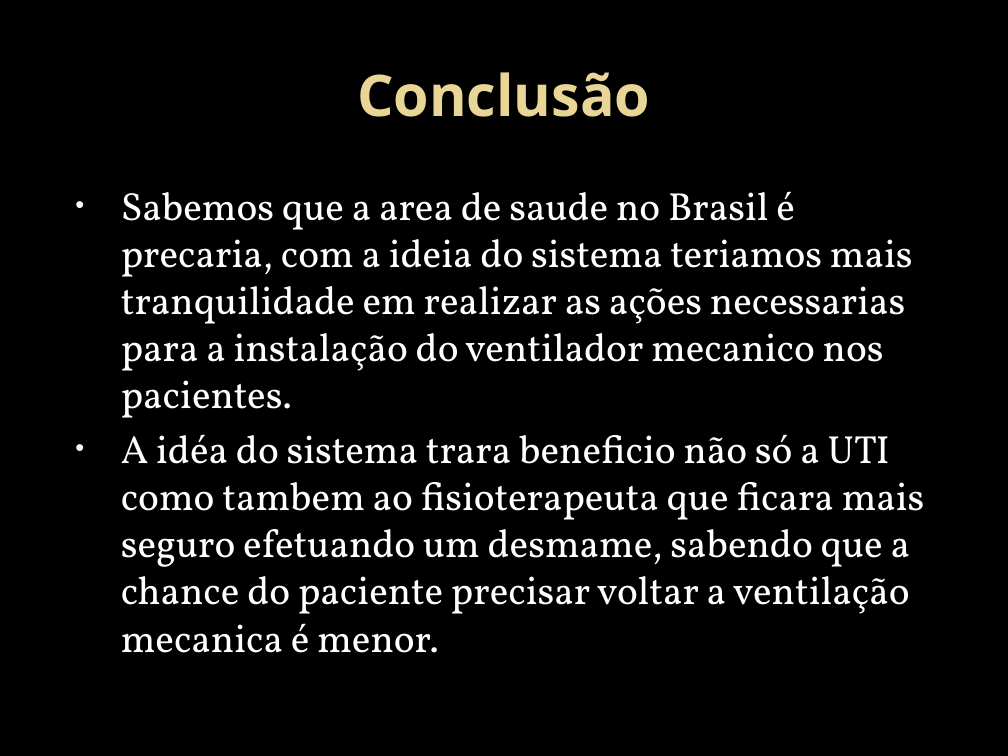
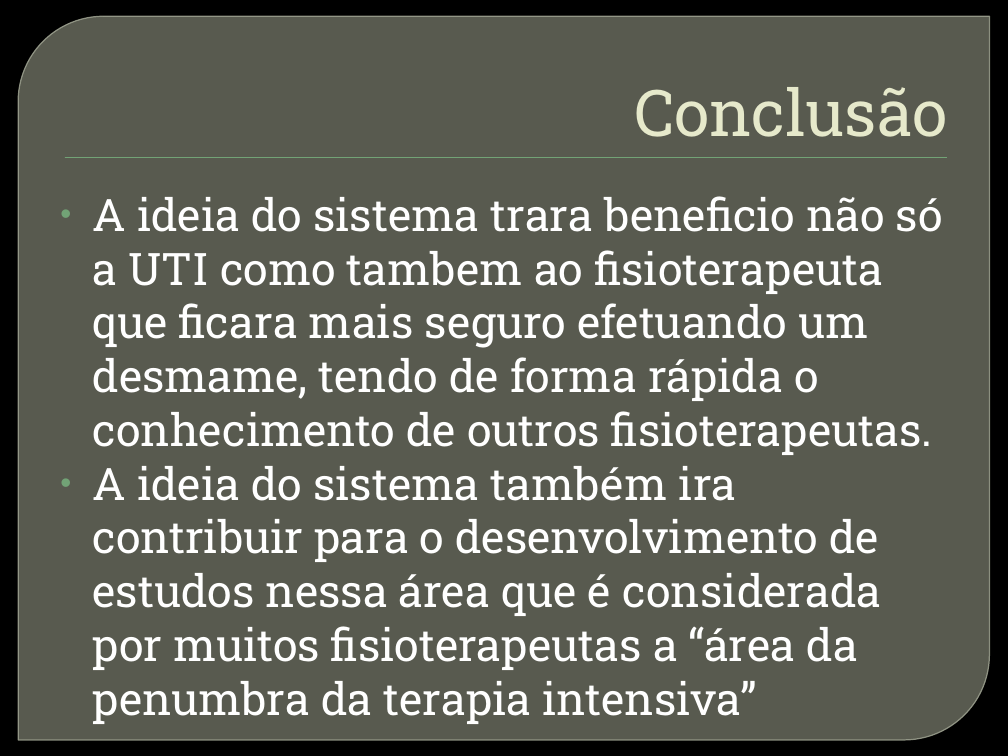
Before and after one commit to HamiltonSantos/FisioDiag, a slide deck: slide 13 of Proposta/ApresentacaoProposta.pptx (slide 8 before the commit). Drawn at 1008x756 pixels with LibreOffice and Linux fonts; fonts in the diff are those of the drawing; background and template pictures are left out. Boxes give left, top, right and bottom in pixels: in the first picture for what was removed or moved away, otherwise in the second. Text is boxed around its words. In the diff, an @@ line names an element or a change of style, - is before the commit and + after.

Commit message:
Proposta e Apresentação
Atualização na proposta com a inserção de algums requisitos, e
formatação da mesma.
Incluido algums topicos na apresentação

```diff
--- a/Proposta/ApresentacaoProposta.pptx
+++ b/Proposta/ApresentacaoProposta.pptx
@@ round diag rect added at <box>18,16,990,740</box>, fill #888B7B at 65% opacity, outline #9DA090 0.87 pt @@
@@ title "Conclusão" at <box>634,87,947,137</box>: size 41 to 46 pt, font Noto Sans to Roboto Slab, text colour gradient #EAD696 to #E7D081 to #E7EACB, bold off; alignment centre to right; indent changed; vertical alignment middle to bottom @@
@@ rectangle added at <box>65,157,947,158</box>, fill #72A376 @@
@@ text at <box>93,196,943,670</box>: text changed; size 28 to 32 pt; font Vollkorn to Roboto Slab @@
-• Sabemos que a area de saude no Brasil é precaria, com a ideia do sistema teriamos mais tranquilidade em realizar as ações necessarias para a instalação do ventilador mecanico nos pacientes.
-• A idéa do sistema trara beneficio não só a UTI como tambem ao fisioterapeuta que ficara mais seguro efetuando um desmame, sabendo que a chance do paciente precisar voltar a ventilação mecanica é menor.
+• A ideia do sistema trara beneficio não só a UTI como tambem ao fisioterapeuta que ficara mais seguro efetuando um desmame, tendo de forma rápida o conhecimento de outros fisioterapeutas.
+• A ideia do sistema também ira contribuir para o desenvolvimento de estudos nessa área que é considerada por muitos fisioterapeutas a “área da penumbra da terapia intensiva”
```
Also in this commit, not shown: 5 other slides changed, 7 slides added, 2 slides removed, 2 other files.
